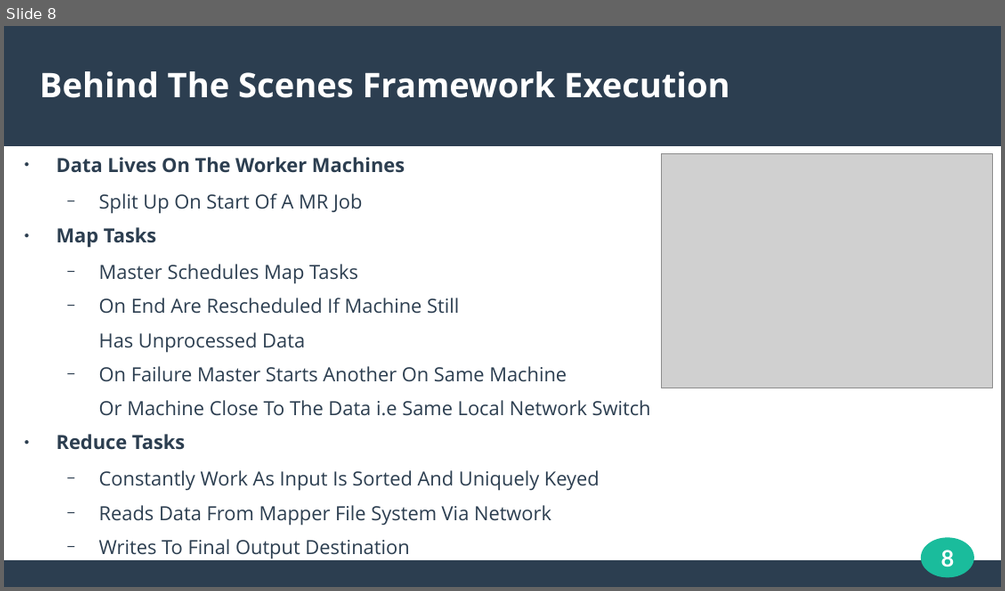
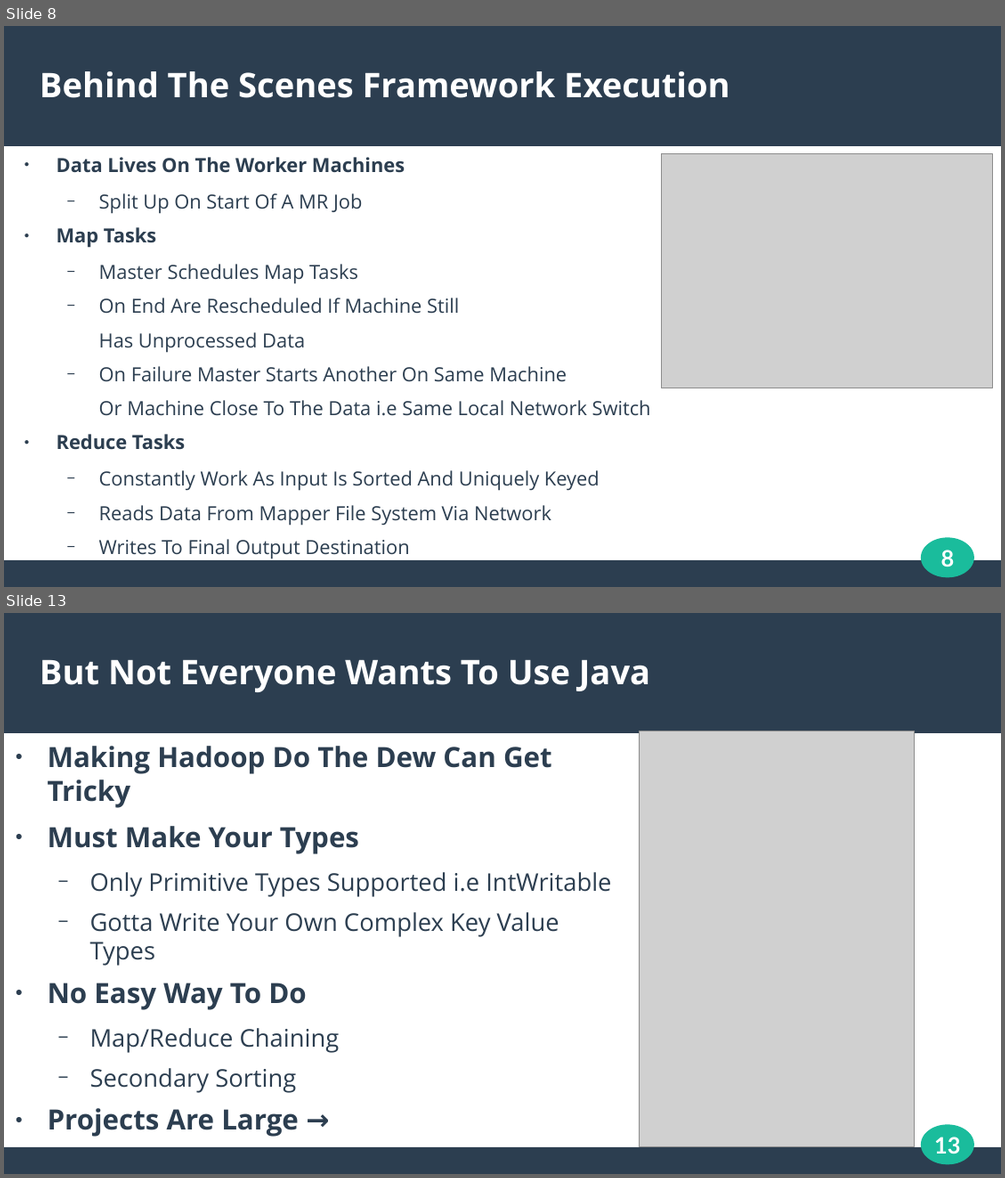
Before and after one commit to N0taN3rd/cs834-f16, a slide deck: presentations/presentation2/presentation2.odp. Shown one above the other, each under a label of ours: slide 8 before the commit, slides 8 and 13 after it; the slides between them are not shown. The pictures are 1005x591 and 1005x1178 pixels, drawn with LibreOffice and Linux fonts; fonts in the diff are those of the drawing; grey boxes stand for pictures. Boxes give left, top, right and bottom in pixels: in the first picture for what was removed or moved away, otherwise in the second. Text is boxed around its words. In the diff, an @@ line names an element or a change of style, - is before the commit and + after.

```diff
--- a/presentations/presentation2/presentation2.odp
+++ b/presentations/presentation2/presentation2.odp
@@ slide 13 added at bbox=[4, 613, 1001, 1174], background #FFFFFF; not listed: 3 template elements that a slide beside it also shows @@
@@ title added at bbox=[40, 659, 650, 692], 27 pt, text #FFFFFF, bold @@
+But Not Everyone Wants To Use Java
@@ text added at bbox=[48, 746, 611, 1136], 19.4 pt, text #2C3E50 @@
+● Making Hadoop Do The Dew Can Get Tricky
+● Must Make Your Types
+  − Only Primitive Types Supported i.e IntWritable
+  − Gotta Write Your Own Complex Key Value Types
+● No Easy Way To Do
+  − Map/Reduce Chaining
+  − Secondary Sorting
+● Projects Are Large →
@@ picture added at bbox=[639, 730, 914, 1147] @@
@@ page number added at bbox=[934, 1136, 960, 1153], 18 pt, text #FFFFFF, bold @@
+13
```
Also in this commit, not shown: 5 slides changed, 9 other slides added, 21 other files.
